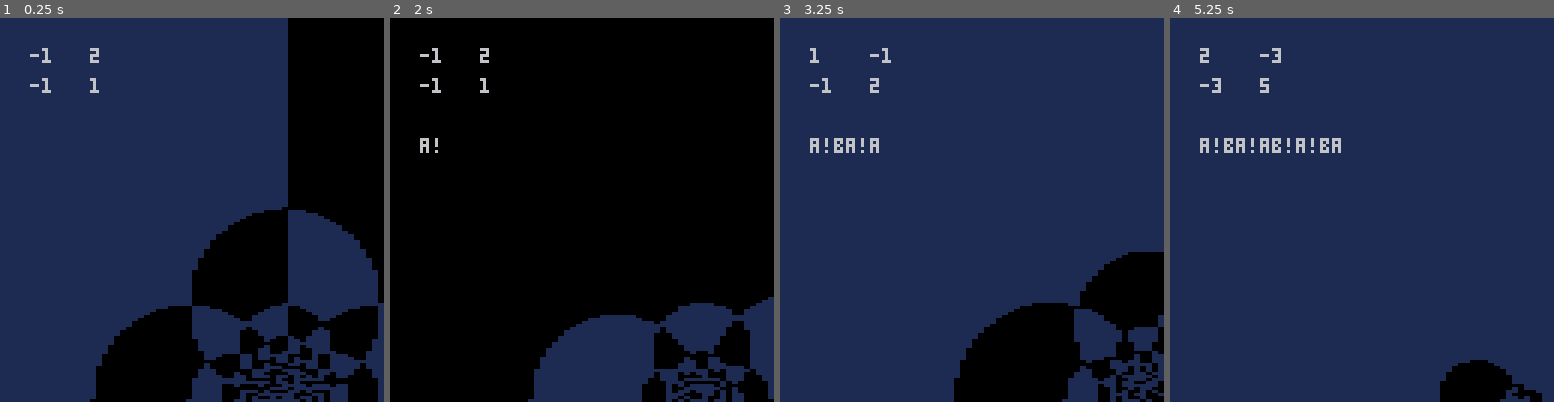
Above: before the commit, frames 1-4 (left to right).
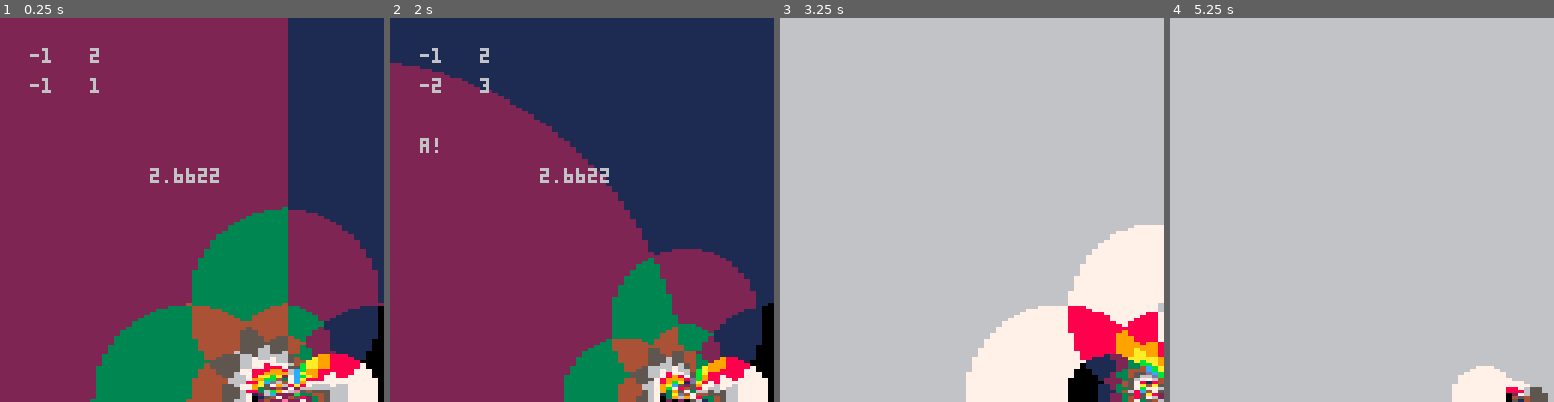
Above: after the commit, the same moments.

Repository: m4thpro/sl2z
Game: PICO-8 cartridge sl2z.p8
The game is run twice, just before and just after one commit, with the same random seed, the same clock (stepped at 60 frames per second) and the same inputs.
Inputs:
- Up to frame 1 (0.25 s): no input
- Up to frame 2 (2 s): hold Right from 1.6 s (still down)
- Up to frame 3 (3.25 s): release Right at 2.1 s; hold Up 2.15-2.42 s; hold Right 2.47-3.03 s; hold Left from 3.08 s (still down)
- Up to frame 4 (5.25 s): release Left at 3.58 s; hold Down 3.63-3.97 s; hold Right 4.02-4.68 s; hold Up 4.73-5.03 s; hold Left from 5.08 s (still down)

The runs differ from the first frame. In frame 1, 100% of the frame differs, in the area x 0-100%, y 0-100%; in frame 2, 99%; in frame 3, 99%; in frame 4, 99%.

Commit message:
better colors

Diff:
--- a/sl2z.p8
+++ b/sl2z.p8
@@ -69,7 +69,7 @@
 function _draw()
    cls()
 
-   local speed = 0.25
+   local speed = 0.8
    local t = (time() - timer) / speed
    local s = 1 - t
 
@@ -96,6 +96,8 @@
    local nxd = m00*m01/256 + m01*m10/16 + m00*m11/16
    local dyd = m01^2/256 + m01*m11/8
 
+   local start = time()
+
    for j = 1, 128 do
       dx =  m01^2*y^2 + 4*m01^2 - 4*m01*m11 + m11^2
       nx =  m00*m01*y^2 + 4*m00*m01 - 2*m01*m10 - 2*m00*m11 + m10*m11
@@ -110,17 +112,18 @@
 	 dy +=  m01^2*x/8 + dyd
 	 x += 1/16
 
-	 if (ny % dy < 0.5 * dy) == (nx % dx < 0.5 * dx) then
-	    poke( vmem, 17 )
-	 end
+	 local c = (flr(2*nx/dx)%8) + (flr(2*ny/dy)%8)
+	 poke( vmem, c + 16*c )
 	 vmem = vmem + 1
       end
    end
 
-   print(matrix[1][1],10,10)
-   print(matrix[2][1],30,10)
-   print(matrix[1][2],10,20)
-   print(matrix[2][2],30,20)
+   print( stat(1),50,50 )
+
+   print(drawn[1][1],10,10)
+   print(drawn[2][1],30,10)
+   print(drawn[1][2],10,20)
+   print(drawn[2][2],30,20)
    print(word,10,40)
 end
 __gfx__
